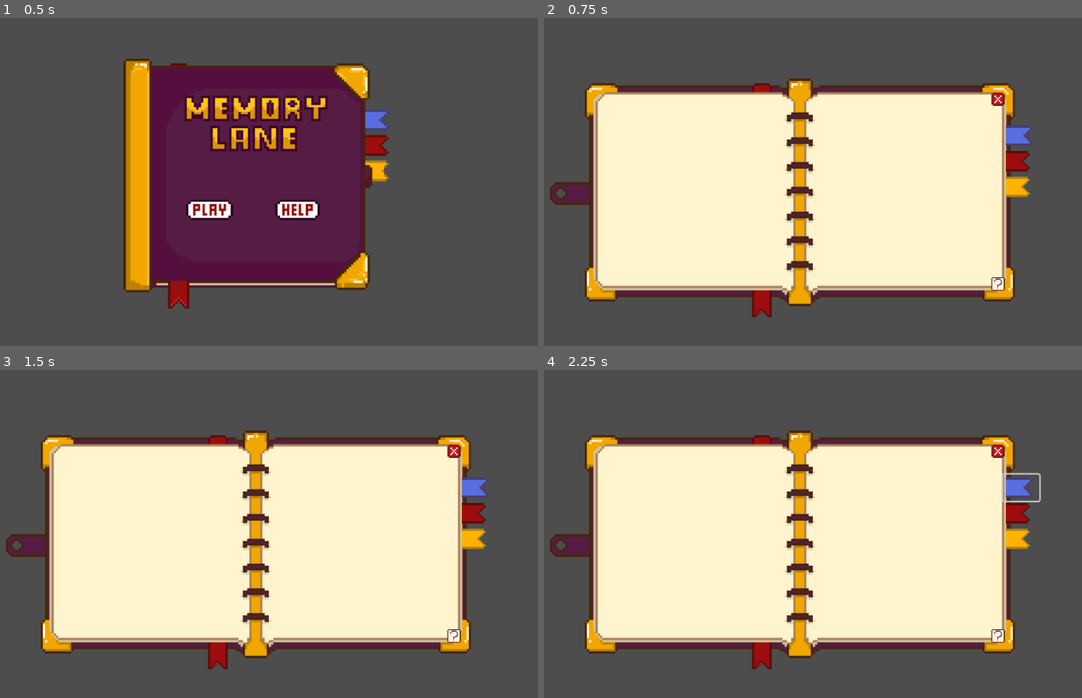
Above: before the commit, frames 1-4 (two rows, left to right).
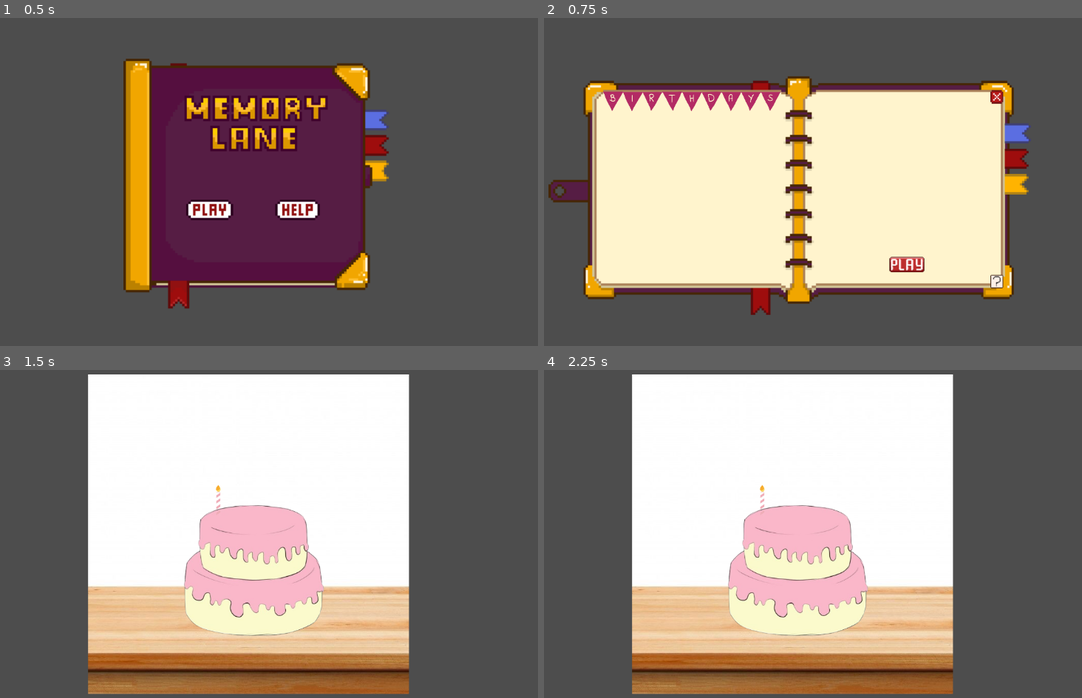
Above: after the commit, the same moments.

Repository: MontanaNicholas/ScrapbookProject-MontanaNicholas
Game: Godot game, scene res://main_menu.tscn
Same seed, same stepped clock (60 frames per second), same inputs: the game is played once before the commit and once after it.
Inputs (mouse positions are in pixels of both pictures, inside the frame that each line leads up to):
- Up to frame 1 (0.5 s): no input
- Up to frame 2 (0.75 s): click (753, 208) at 0.5 s
- Up to frame 3 (1.5 s): click (365, 616) at 1.27 s
- Up to frame 4 (2.25 s): click (1022, 488) at 2.02 s

Frame 1 is identical in both runs. In frame 2, 11% of the frame differs, in the area x 0-91%, y 17-92%; in frame 3, 69%; in frame 4, 69%, in the area x 1-93%, y 1-99%.

Commit message:
tester birthday page and game start

Diff:
--- /dev/null
+++ b/scrapbook/BirthdayMinigame.tscn
@@ -0,0 +1,23 @@
+[gd_scene load_steps=4 format=3 uid="uid://cv3nsk22trvfj"]
+
+[ext_resource type="Texture2D" uid="uid://dx87txfiqhom7" path="res://assets/tester-table.jpg" id="1_2pplo"]
+[ext_resource type="Texture2D" uid="uid://dtga6idsf5dy5" path="res://assets/cake-tester.png" id="2_ba2e7"]
+[ext_resource type="Texture2D" uid="uid://ckjoyn6yqo67q" path="res://assets/candle-tester.png" id="3_4xl2v"]
+
+[node name="BirthdayMinigame" type="Node2D"]
+
+[node name="Tester-table" type="Sprite2D" parent="."]
+position = Vector2(583, 328)
+texture = ExtResource("1_2pplo")
+
+[node name="Cake-tester" type="Sprite2D" parent="."]
+position = Vector2(586, 395)
+scale = Vector2(0.612245, 0.634434)
+texture = ExtResource("2_ba2e7")
+
+[node name="candles" type="Node2D" parent="."]
+
+[node name="Candle-tester" type="Sprite2D" parent="candles"]
+position = Vector2(524, 262)
+scale = Vector2(0.15, 0.13)
+texture = ExtResource("3_4xl2v")
--- a/scrapbook/game.gd
+++ b/scrapbook/game.gd
@@ -7,3 +7,7 @@
 
 func _on_help_pressed() -> void:
 	get_tree().change_scene_to_file("res://help_game.tscn")
+
+
+func _on_button_pressed() -> void:
+	get_tree().change_scene_to_file("res://BirthdayMinigame.tscn")
--- a/scrapbook/game.tscn
+++ b/scrapbook/game.tscn
@@ -7,6 +7,8 @@
 [ext_resource type="Texture2D" uid="uid://4h2bk2xa6wyb" path="res://assets/blue section.png" id="5_eow3j"]
 [ext_resource type="Texture2D" uid="uid://ch3m8ncdd43mb" path="res://assets/yellow section.png" id="6_j5wjh"]
 [ext_resource type="Texture2D" uid="uid://cedayfo4n6k8e" path="res://assets/red section.png" id="7_vef74"]
+[ext_resource type="Texture2D" uid="uid://bnjrrtfps0npp" path="res://assets/birthday text.png" id="8_j5wjh"]
+[ext_resource type="Texture2D" uid="uid://bc2kmhpxjuwym" path="res://assets/play.png" id="9_vef74"]
 
 [node name="Game" type="Node2D"]
 script = ExtResource("1_fc0e3")
@@ -19,7 +21,7 @@
 layout_mode = 2
 
 [node name="Book" type="Sprite2D" parent="MarginContainer/VBoxContainer"]
-position = Vector2(616.344, 356.688)
+position = Vector2(614, 352)
 scale = Vector2(1.41327, 1.46612)
 texture = ExtResource("1_80nbo")
 
@@ -68,5 +70,19 @@
 icon = ExtResource("7_vef74")
 flat = true
 
+[node name="BirthdayText" type="Sprite2D" parent="MarginContainer/VBoxContainer/Book"]
+position = Vector2(-161.002, -124.137)
+scale = Vector2(0.278441, 0.275199)
+texture = ExtResource("8_j5wjh")
+
+[node name="Button" type="Button" parent="MarginContainer/VBoxContainer/Book"]
+offset_left = 108.26
+offset_top = 79.1204
+offset_right = 164.26
+offset_bottom = 108.12
+icon = ExtResource("9_vef74")
+flat = true
+
 [connection signal="pressed" from="MarginContainer/VBoxContainer/Book/exit" to="." method="_on_exit_pressed"]
 [connection signal="pressed" from="MarginContainer/VBoxContainer/Book/help" to="." method="_on_help_pressed"]
+[connection signal="pressed" from="MarginContainer/VBoxContainer/Book/Button" to="." method="_on_button_pressed"]
Binary file added: scrapbook/assets/birthday text.png
Not shown, added: scrapbook/assets/birthday text.png.import
Binary file added: scrapbook/assets/cake-tester.png
Not shown, added: scrapbook/assets/cake-tester.png.import
Binary file added: scrapbook/assets/candle-tester.png
Not shown, added: scrapbook/assets/candle-tester.png.import
Binary file changed: scrapbook/assets/play.png
Binary file added: scrapbook/assets/tester-table.jpg
Not shown, added: scrapbook/assets/tester-table.jpg.import
Not shown: 1 places in scrapbook/game.tscn that only renumber resources
